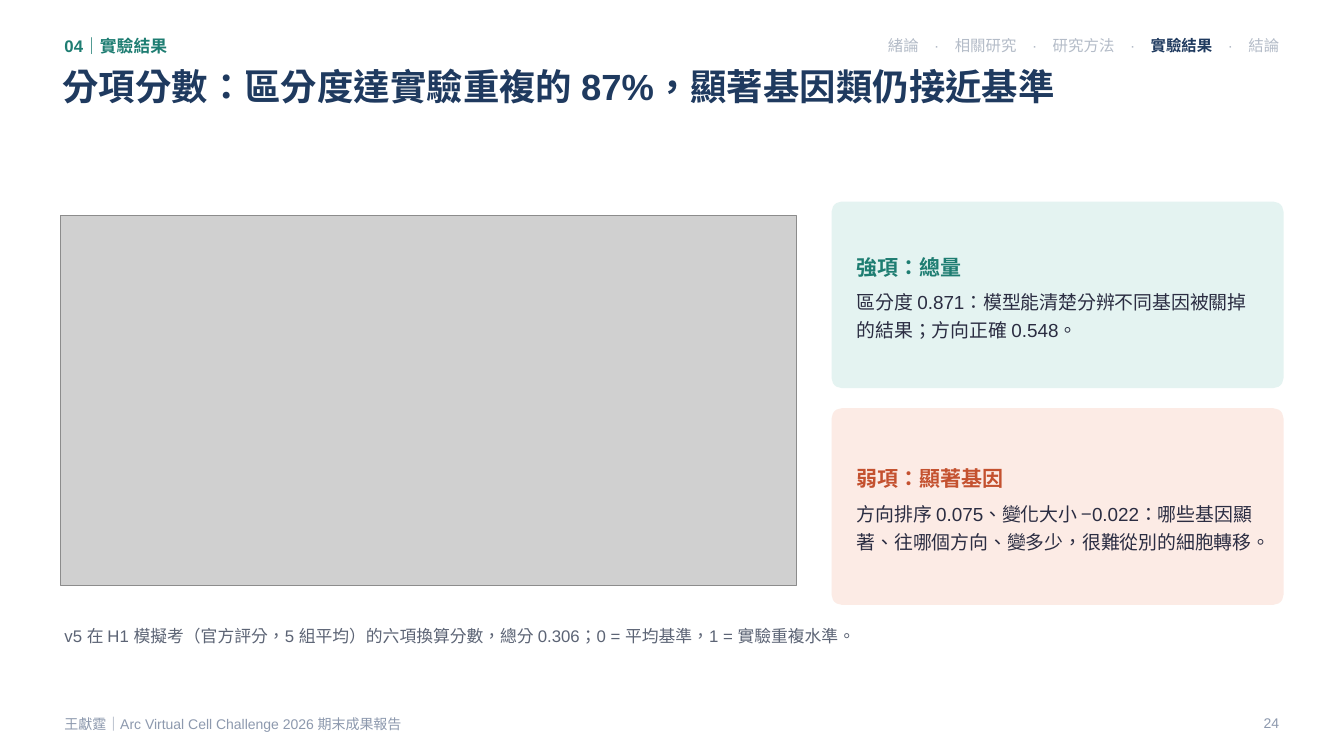
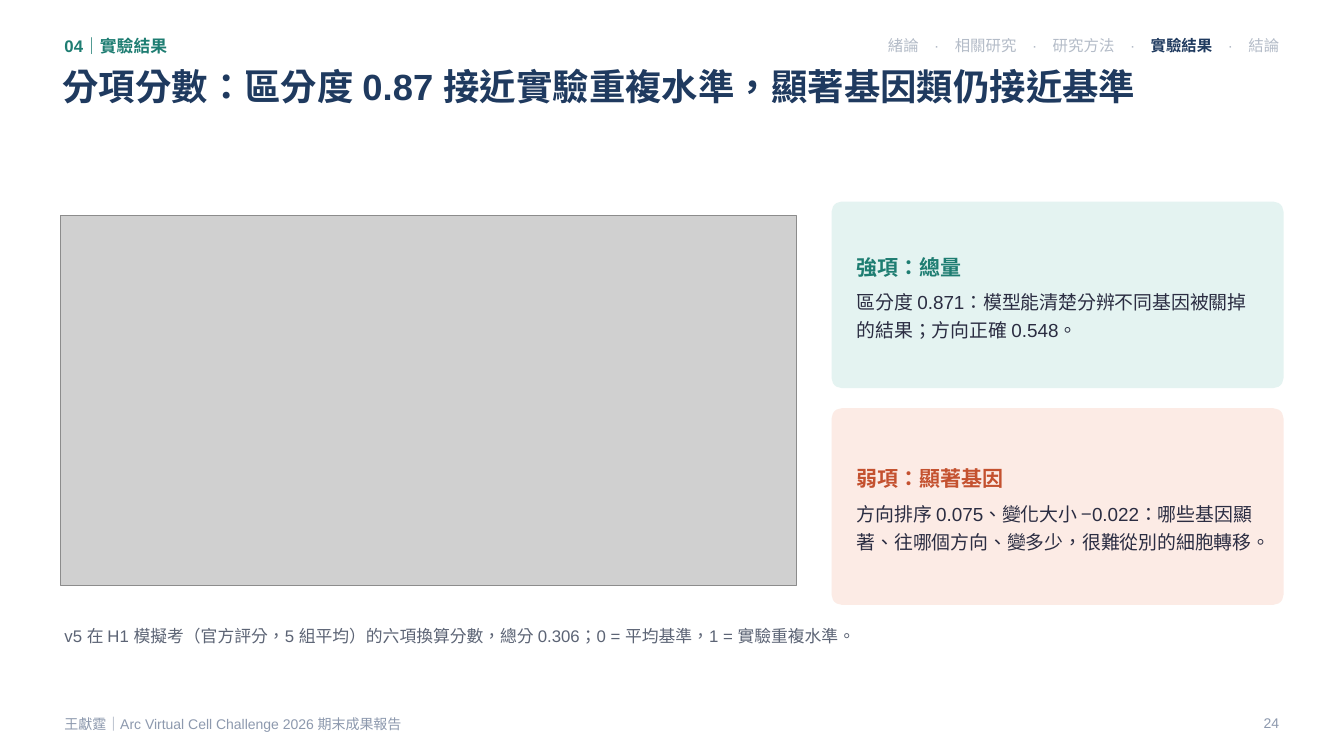
Before and after one commit to zxc29051617/VirtualCellChallenge-2026_NTU_JHLab, a slide deck: slide 24 of general_model/docs/VCC_defense_style_20261024.pptx. Drawn at 1344x756 pixels with LibreOffice and Linux fonts; fonts in the diff are those of the drawing; grey boxes stand for pictures. Boxes give left, top, right and bottom in pixels: in the first picture for what was removed or moved away, otherwise in the second. Text is boxed around its words. In the diff, an @@ line names an element or a change of style, - is before the commit and + after.

```diff
--- a/general_model/docs/VCC_defense_style_20261024.pptx
+++ b/general_model/docs/VCC_defense_style_20261024.pptx
@@ title at bbox=[63, 68, 1136, 104]: text changed @@
-分項分數：區分度達實驗重複的 87%，顯著基因類仍接近基準
+分項分數：區分度 0.87 接近實驗重複水準，顯著基因類仍接近基準
```
Also in this commit, not shown: 4 other slides changed, 17 other files.
